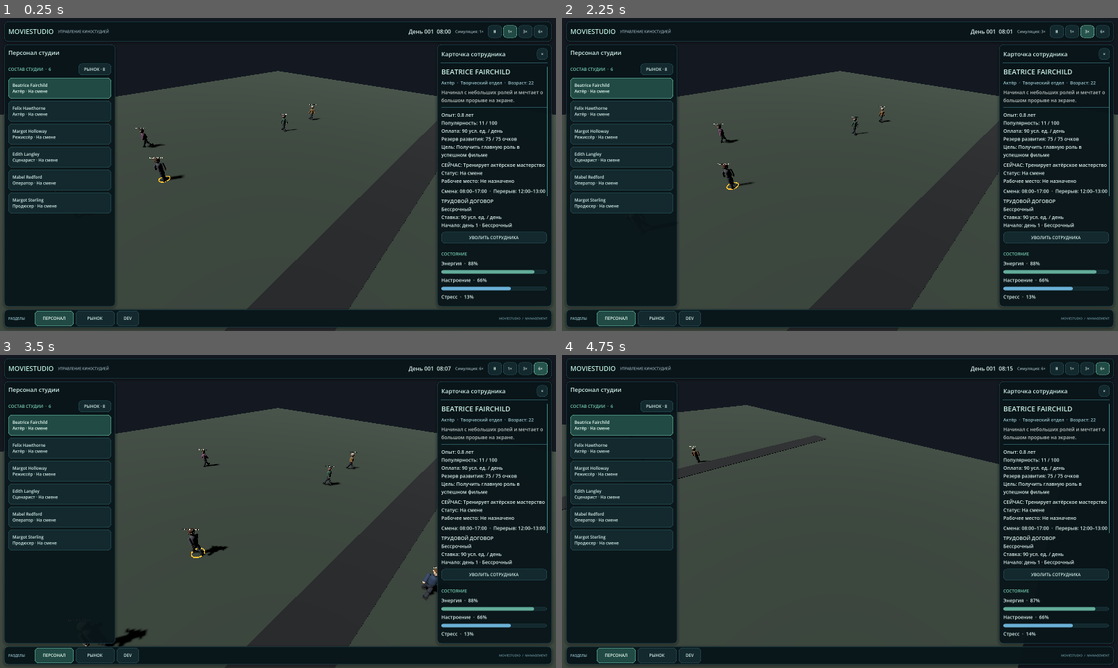
Above: before the commit, frames 1-4 (two rows, left to right).
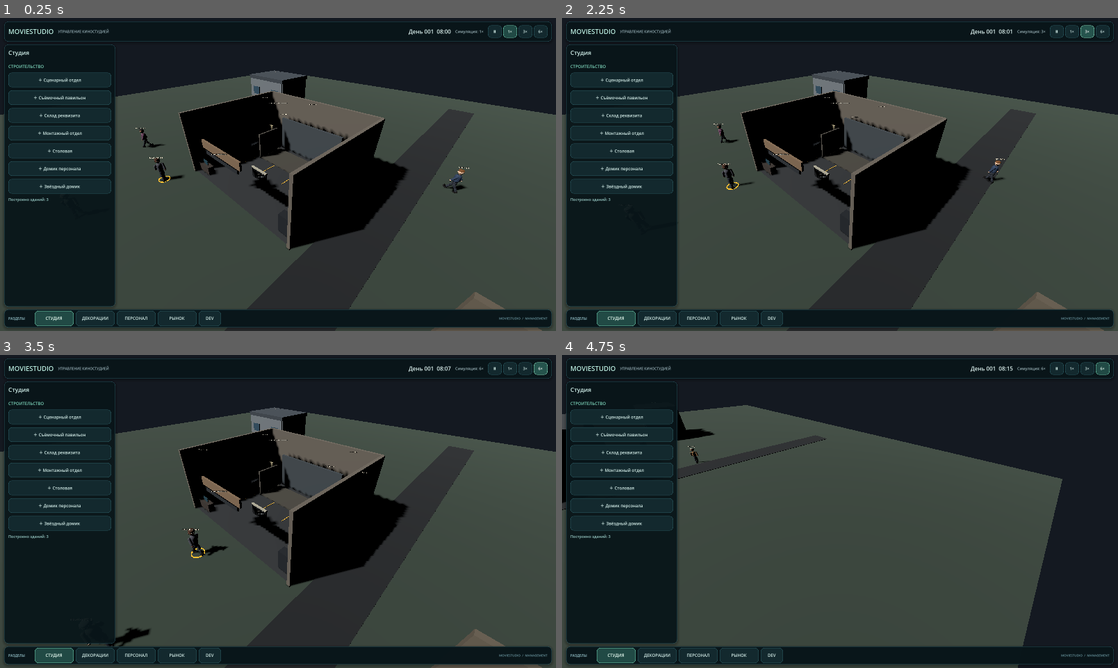
Above: after the commit, the same moments.

Repository: Teft3lb/MovieStudio
Game: Godot game, scene res://scenes/main.tscn
Two runs of this game, one before a commit and one after it. Both use one fixed random seed, a clock stepped at 60 frames per second and the inputs below.
Inputs (mouse positions are in pixels of both pictures, inside the frame that each line leads up to):
- Up to frame 1 (0.25 s): no input
- Up to frame 2 (2.25 s): click "Ⅱ" at 0.5 s; click "1×" at 1.25 s; click "3×" at 2 s
- Up to frame 3 (3.5 s): click "6×" at 2.75 s
- Up to frame 4 (4.75 s): tap Enter at 3.5 s; move the mouse to (962, 495) at 3.52 s; hold D 3.53-4.28 s; hold Shift 3.53-4.28 s; click (962, 495) at 3.67 s; move the mouse to (728, 527) at 4.27 s; hold S from 4.28 s (still down); tap R at 4.35 s

The runs differ from the first frame. In frame 1, 27% of the frame differs, in the area x 1-100%, y 8-100%; in frame 2, 27%; in frame 3, 27%; in frame 4, 9.1%.
Error before the commit: Parse Error: Could not preload resource script "res://scripts/domain/studio/studio_set_catalog.gd". (res://scripts/presentation/studio/studio_building_manager.…

Commit message:
fix(studio): correct static declarations in set catalog

Diff:
--- a/scripts/domain/studio/studio_set_catalog.gd
+++ b/scripts/domain/studio/studio_set_catalog.gd
@@ -163,7 +163,7 @@
 	return result
 
 
-static static func get_prop_definition(prop_id: String) -> Dictionary:
+static func get_prop_definition(prop_id: String) -> Dictionary:
 	if not PROPS.has(prop_id):
 		return {}
 	var definition: Dictionary = PROPS[prop_id].duplicate(true)
@@ -233,7 +233,7 @@
 	return ""
 
 
-static static func build_scene_setups(
+static func build_scene_setups(
 	scenes: Array,
 	owned_prop_ids: Array[String],
 	genre_id: String = "",
